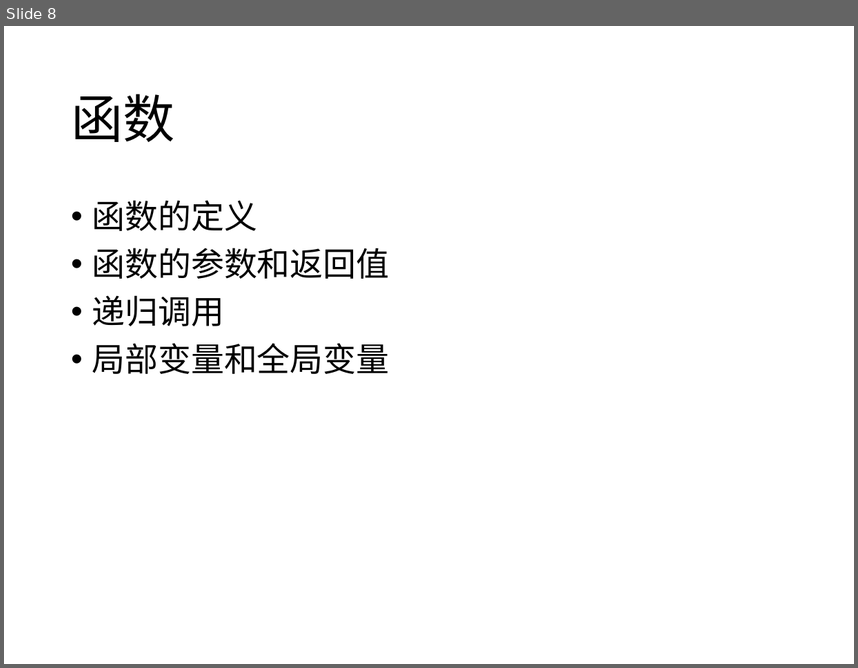
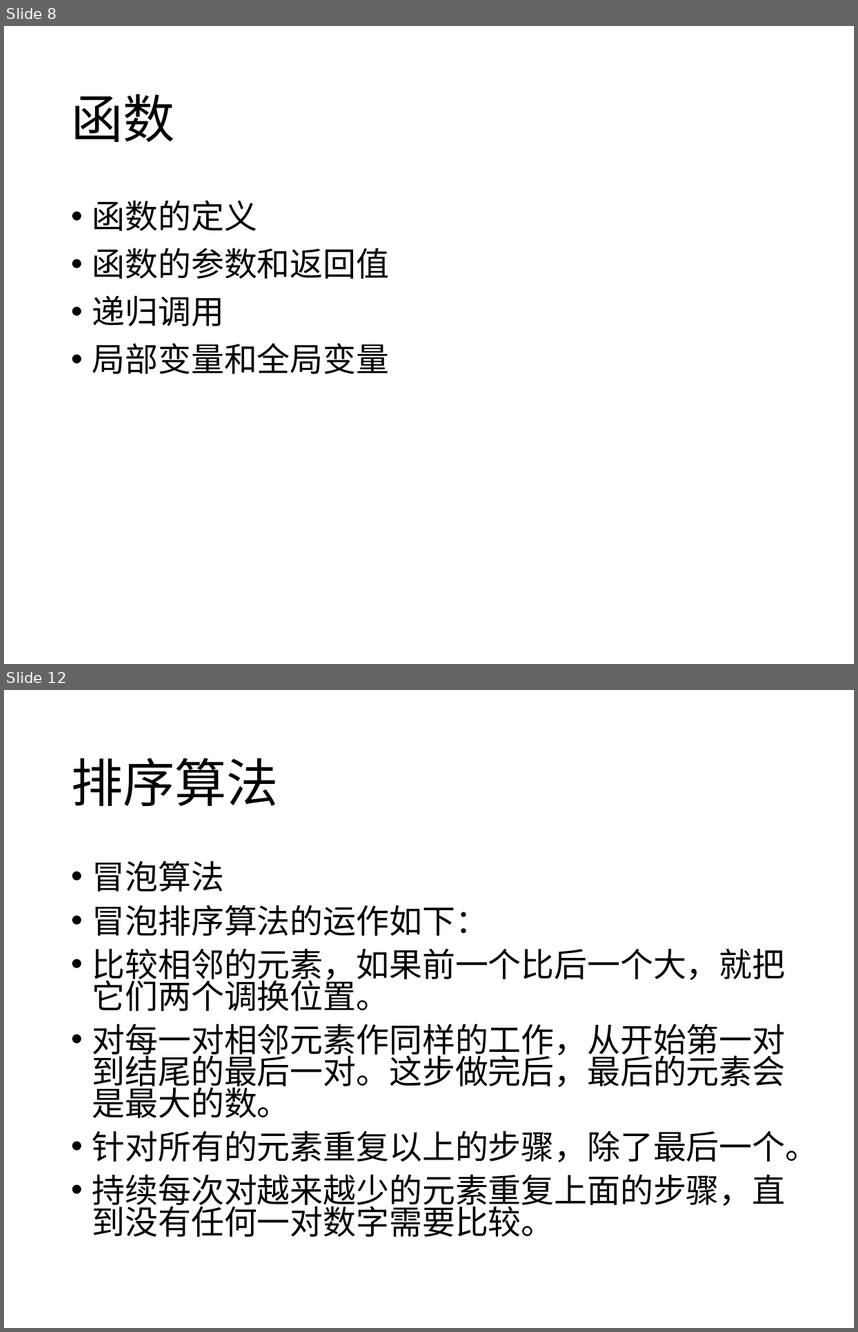
Before and after one commit to zhinan18/test, a slide deck: flash1.pptx. Shown one above the other, each under a label of ours: slide 8 before the commit, slides 8 and 12 after it; the slides between them are not shown. The pictures are 858x668 and 858x1332 pixels, drawn with LibreOffice and Linux fonts; fonts in the diff are those of the drawing. Boxes give left, top, right and bottom in pixels: in the first picture for what was removed or moved away, otherwise in the second. Text is boxed around its words. In the diff, an @@ line names an element or a change of style, - is before the commit and + after.

```diff
--- a/flash1.pptx
+++ b/flash1.pptx
@@ slide 12 added at [4,690,854,1328], background #FFFFFF @@
@@ title added at [71,758,279,806], 44 pt, text #000000 @@
+排序算法
@@ text added at [92,860,819,1236], 28 pt, text #000000 @@
+• 冒泡算法
+• 冒泡排序算法的运作如下：
+• 比较相邻的元素，如果前一个比后一个大，就把它们两个调换位置。
+• 对每一对相邻元素作同样的工作，从开始第一对到结尾的最后一对。这步做完后，最后的元素会是最大的数。
+• 针对所有的元素重复以上的步骤，除了最后一个。
+• 持续每次对越来越少的元素重复上面的步骤，直到没有任何一对数字需要比较。
```
Also in this commit, not shown: 3 slides changed, 3 other slides added, 2 other files.
